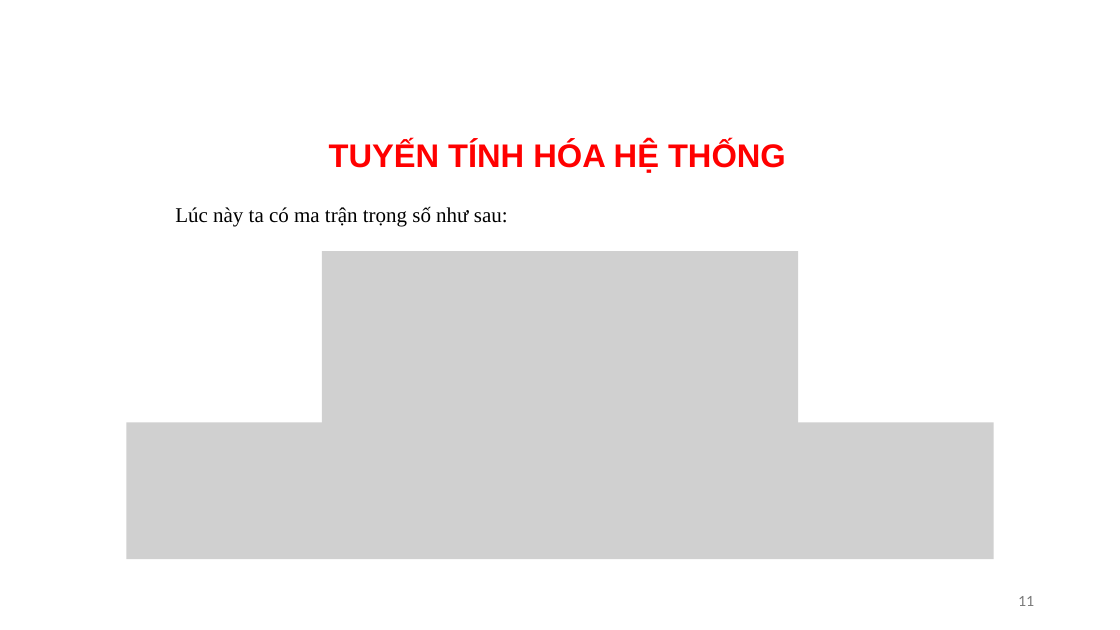
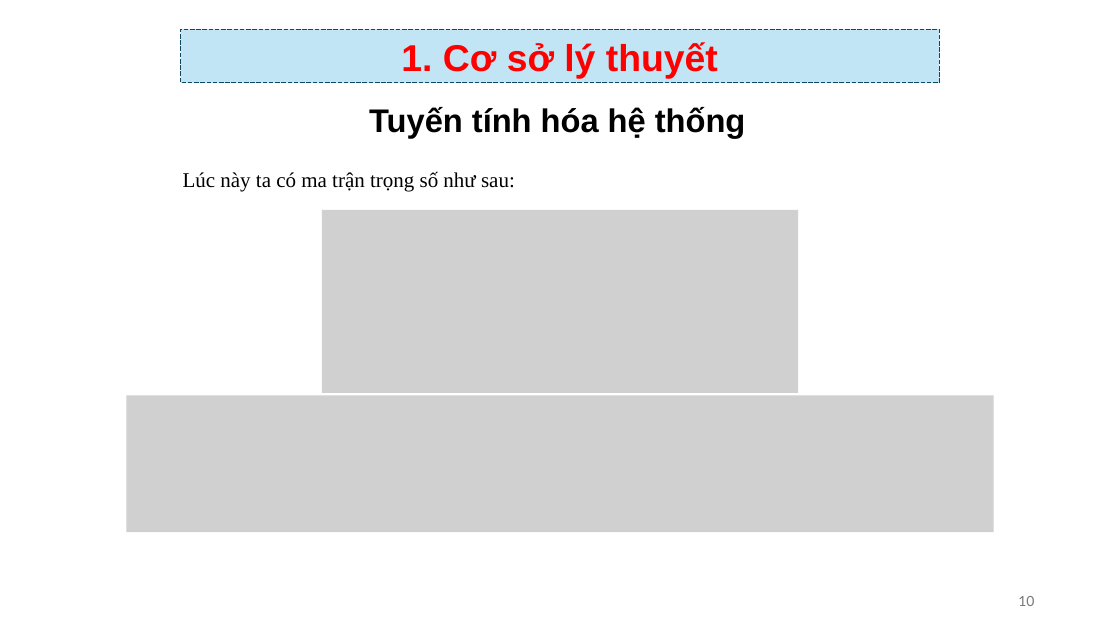
Before and after one commit to TIENPHAT2003/STM32, a slide deck: slide 10 of BaoCaoDADKTD.pptx (slide 11 before the commit). Drawn at 1120x630 pixels with LibreOffice and Linux fonts; fonts in the diff are those of the drawing; grey boxes stand for pictures; background and template pictures are left out. Boxes give left, top, right and bottom in pixels: in the first picture for what was removed or moved away, otherwise in the second. Text is boxed around its words. In the diff, an @@ line names an element or a change of style, - is before the commit and + after.

```diff
--- a/BaoCaoDADKTD.pptx
+++ b/BaoCaoDADKTD.pptx
@@ rectangle added at (181,29,939,83), fill #C1E5F5, outline #104862 0.75 pt dashed, 32 pt, text #FF0000, bold @@
+1. Cơ sở lý thuyết
@@ text added at (369,107,746,137), 28 pt, text #000000, bold @@
+Tuyến tính hóa hệ thống
@@ text removed at (329,140,786,172) @@
-TUYẾN TÍNH HÓA HỆ THỐNG
@@ text "Lúc này ta có ma ...": place and size @@
-text "Lúc này ta có ma ..." at (175,206,508,227)
+text "Lúc này ta có ma ..." at (183,171,515,191)
@@ picture: place and size @@
-picture at (322,251,798,434)
+picture at (322,210,798,393)
@@ picture: place and size @@
-picture at (127,423,994,560)
+picture at (127,396,994,533)
@@ page number at (1018,596,1034,606): text changed @@
-11
+10
```
Also in this commit, not shown: 7 other slides changed, 9 slides added, 7 slides removed, 3 other files.
